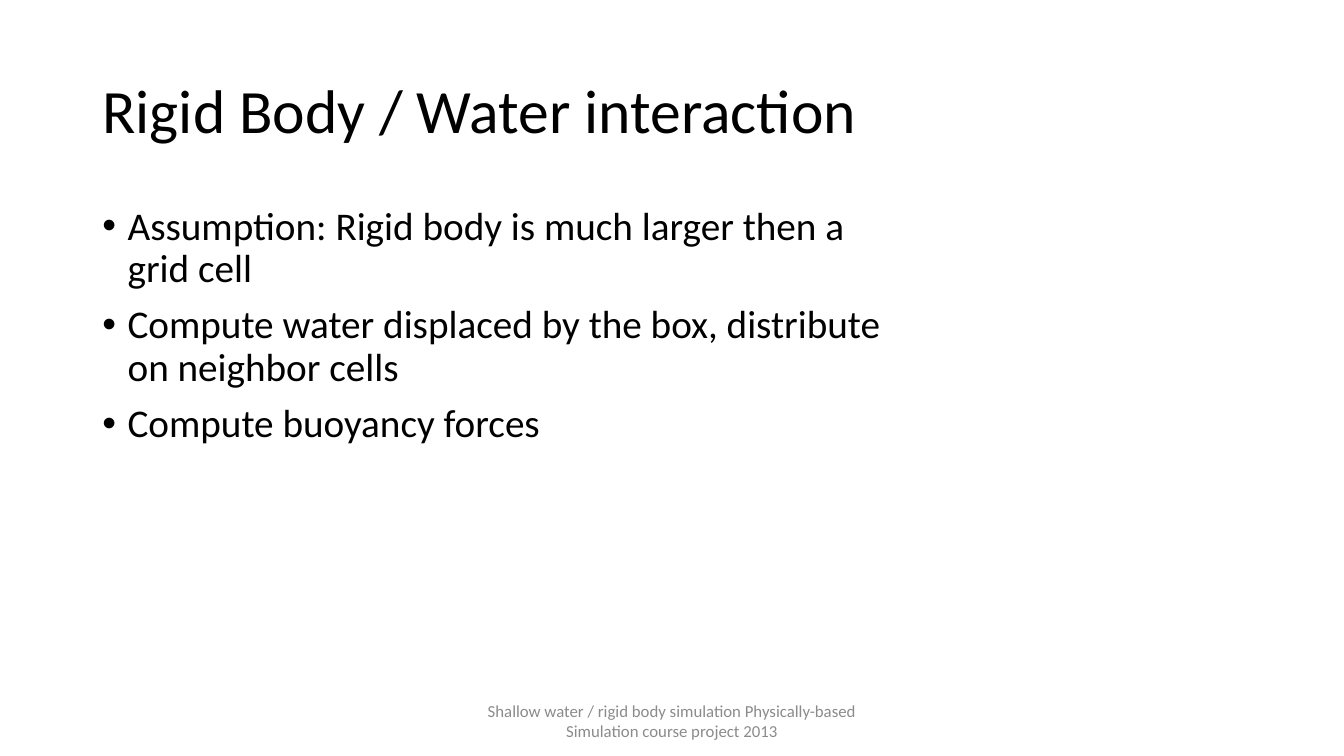
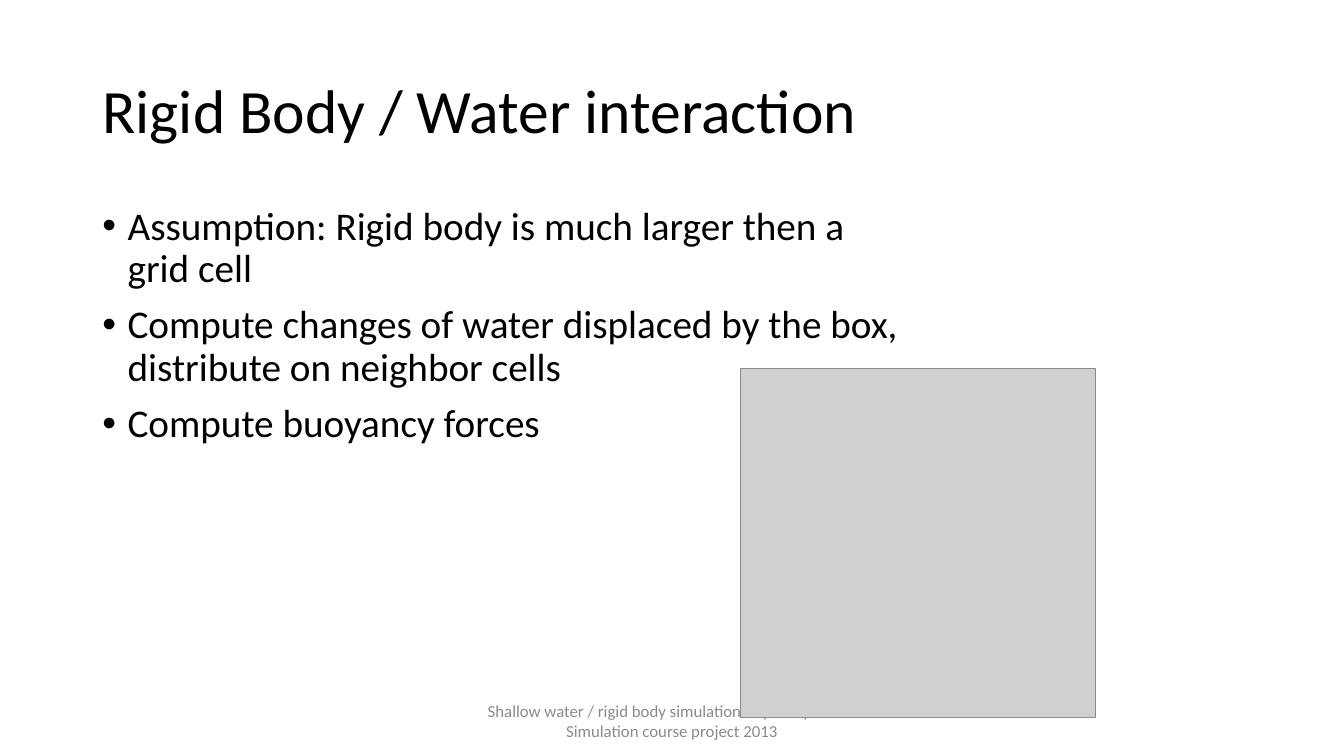
Before and after one commit to remodietlicher/PBSProject, a slide deck: slide 4 of ShallowWater/presentation/Presentation1.pptx (slide 5 before the commit). Drawn at 1344x756 pixels with LibreOffice and Linux fonts; fonts in the diff are those of the drawing; grey boxes stand for pictures. Boxes give left, top, right and bottom in pixels: in the first picture for what was removed or moved away, otherwise in the second. Text is boxed around its words. In the diff, an @@ line names an element or a change of style, - is before the commit and + after.

```diff
--- a/ShallowWater/presentation/Presentation1.pptx
+++ b/ShallowWater/presentation/Presentation1.pptx
@@ text at bbox=[128, 310, 897, 388]: text changed @@
-• Compute water displaced by the box, distribute on neighbor cells
+• Compute changes of water displaced by the box, distribute on neighbor cells
@@ picture added at bbox=[741, 368, 1096, 717] @@
```
Also in this commit, not shown: 3 other slides changed, 1 slide removed, 5 other files.
